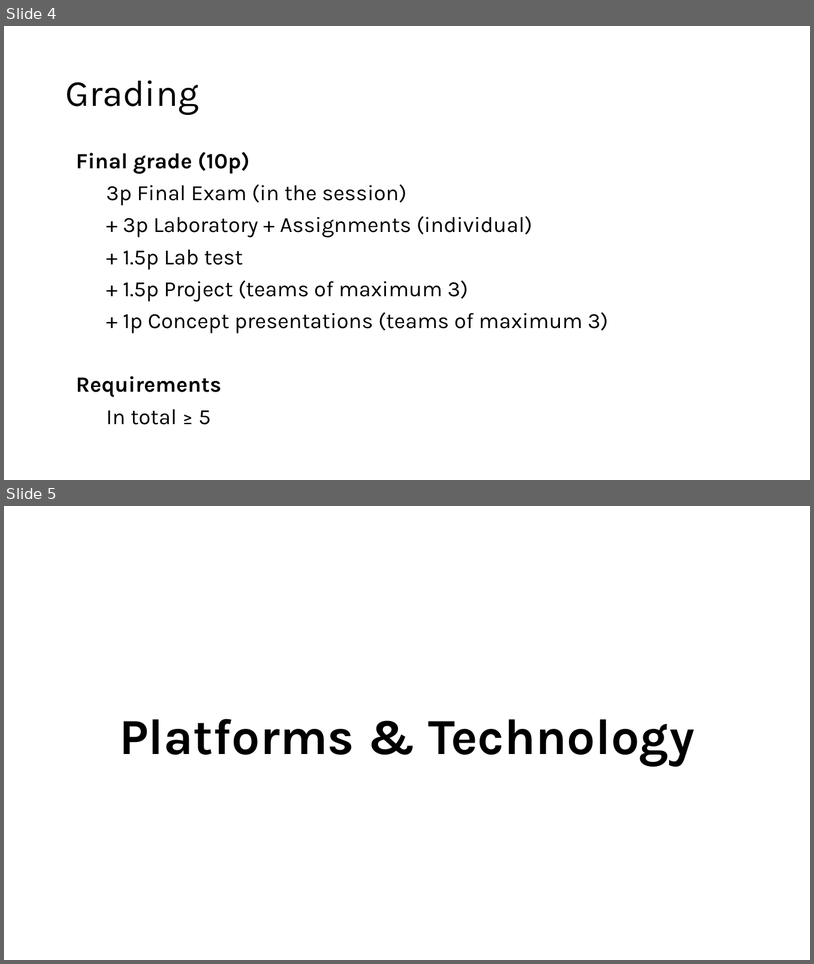
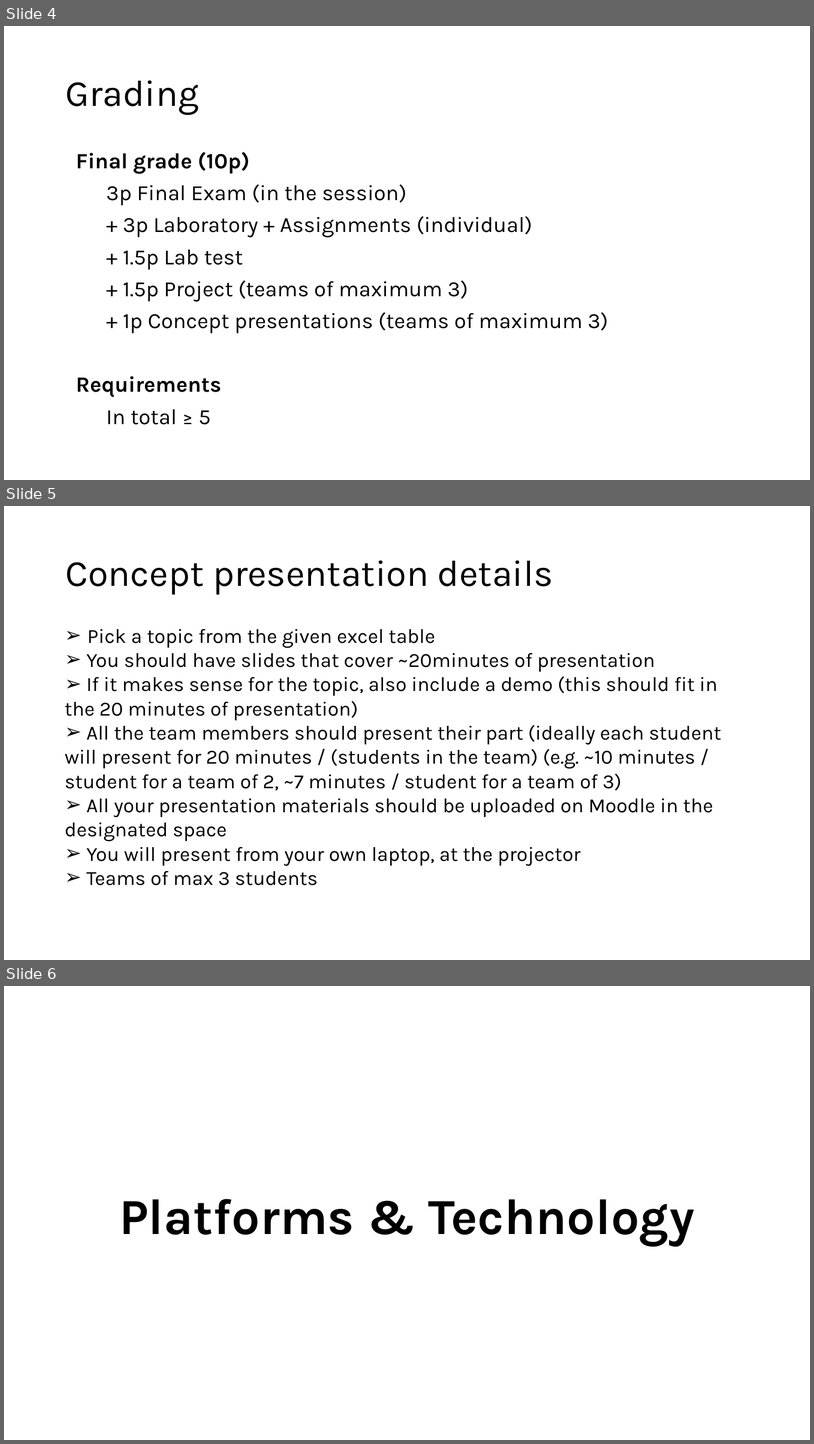
Before and after one commit to rusudinu/mobile-and-embedded-computing, a slide deck: lectures/Mobile-and-Embedded-Lecture1.pptx. Shown one above the other, each under a label of ours: slides 4 and 5 before the commit, slides 4, 5 and 6 after it. The pictures are 814x964 and 814x1444 pixels, drawn with LibreOffice and Linux fonts; fonts in the diff are those of the drawing; background and template pictures are left out. Boxes give left, top, right and bottom in pixels: in the first picture for what was removed or moved away, otherwise in the second. Text is boxed around its words. In the diff, an @@ line names an element or a change of style, - is before the commit and + after.

Commit message:
concept presentation details in lecture1 ppt

```diff
--- a/lectures/Mobile-and-Embedded-Lecture1.pptx
+++ b/lectures/Mobile-and-Embedded-Lecture1.pptx
@@ slide 5 added at (x1=4, y1=506, x2=810, y2=960), background #FFFFFF @@
@@ title added at (x1=65, y1=560, x2=554, y2=595), 44 pt, text #000000 @@
+Concept presentation details
@@ text added at (x1=65, y1=629, x2=722, y2=885), 24 pt, text #000000 @@
+➢ Pick a topic from the given excel table
+➢ You should have slides that cover ~20minutes of presentation
+➢ If it makes sense for the topic, also include a demo (this should fit in the 20 minutes of presentation)
+➢ All the team members should present their part (ideally each student will present for 20 minutes / (students in the team) (e.g. ~10 minutes / student for a team of 2, ~7 minutes / student for a team of 3)
+➢ All your presentation materials should be uploaded on Moodle in the designated space
+➢ You will present from your own laptop, at the projector
+➢ Teams of max 3 students
@@ what was slide 5 is now slide 6 @@
```
